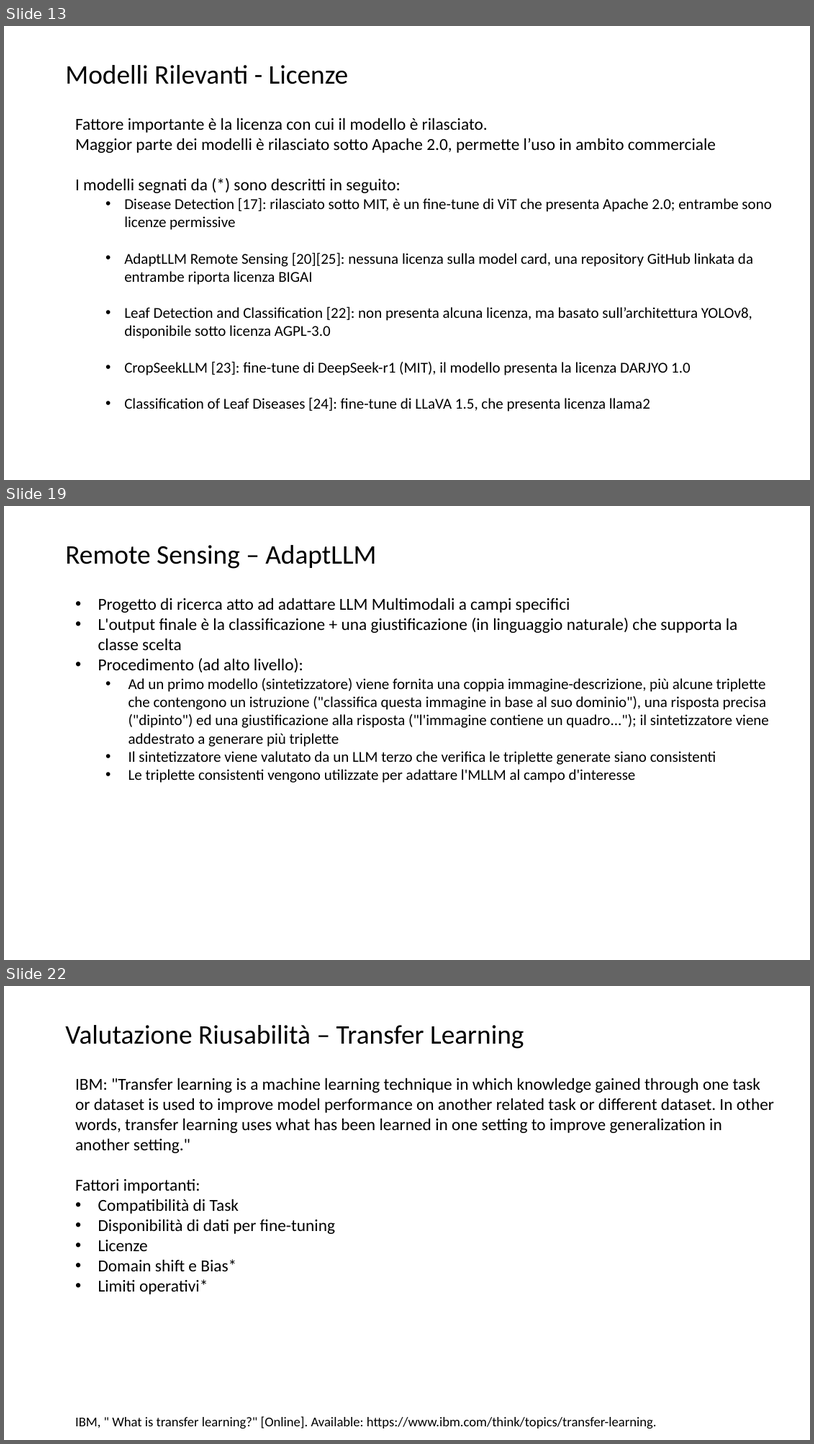
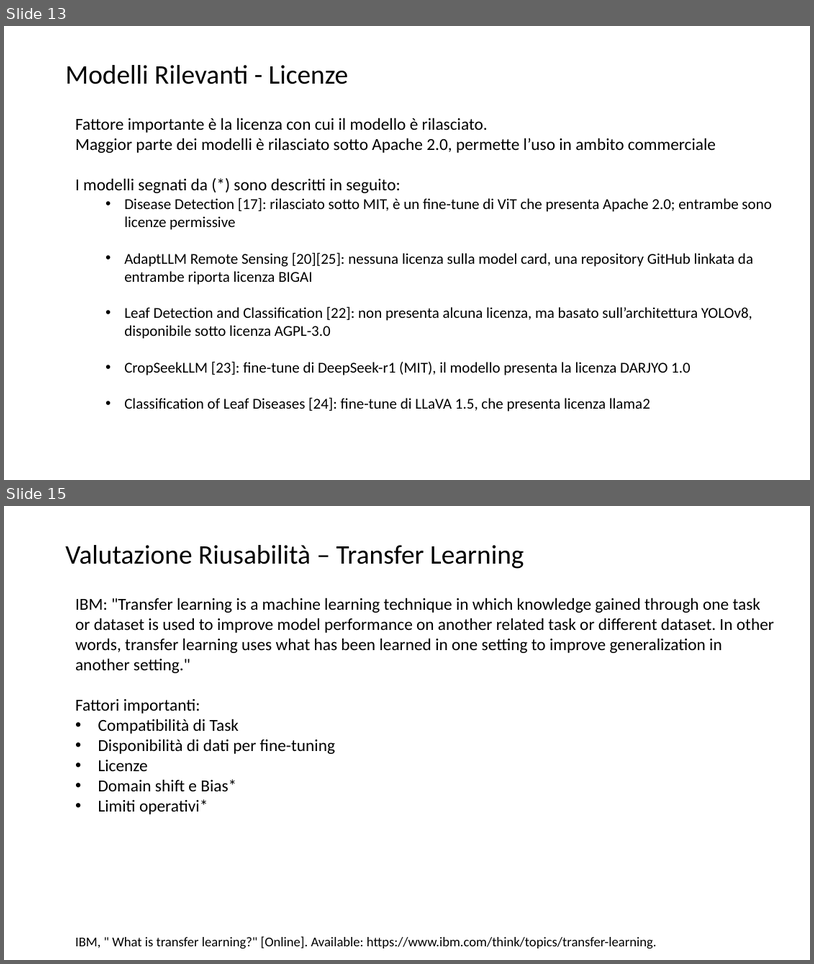
Before and after one commit to lPen88/tesi, a slide deck: presentazione.pptx. Shown one above the other, each under a label of ours: slides 13, 19 and 22 before the commit, slides 13 and 15 after it; the slides between them are not shown. The pictures are 814x1444 and 814x964 pixels, drawn with LibreOffice and Linux fonts; fonts in the diff are those of the drawing. Boxes give left, top, right and bottom in pixels: in the first picture for what was removed or moved away, otherwise in the second. Text is boxed around its words. In the diff, an @@ line names an element or a change of style, - is before the commit and + after.

```diff
--- a/presentazione.pptx
+++ b/presentazione.pptx
@@ slide 19 removed at (4, 506, 810, 960), background #FFFFFF @@
@@ title removed at (65, 545, 376, 569) @@
-Remote Sensing – AdaptLLM
@@ text removed at (98, 597, 769, 782) @@
-• Progetto di ricerca atto ad adattare LLM Multimodali a campi specifici
-• L'output finale è la classificazione + una giustificazione (in linguaggio naturale) che supporta la classe scelta
-• Procedimento (ad alto livello):
-  • Ad un primo modello (sintetizzatore) viene fornita una coppia immagine-descrizione, più alcune triplette che contengono un istruzione ("classifica questa immagine in base al suo dominio"), una risposta precisa ("dipinto") ed una giustificazione alla risposta ("l'immagine contiene un quadro..."); il sintetizzatore viene addestrato a generare più triplette
-  • Il sintetizzatore viene valutato da un LLM terzo che verifica le triplette generate siano consistenti
-  • Le triplette consistenti vengono utilizzate per adattare l'MLLM al campo d'interesse
@@ what was slide 22 is now slide 15 @@
```
Also in this commit, not shown: 2 slides changed, 1 slide added, 7 other slides removed, 1 other file.
